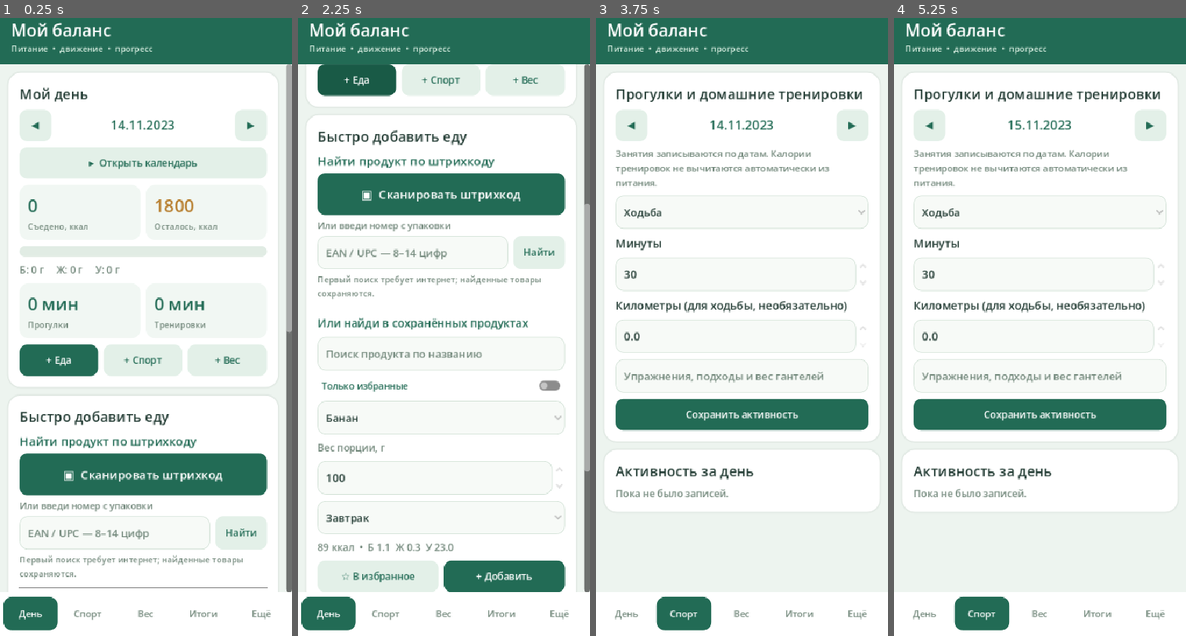
Above: before the commit, frames 1-4 (left to right).
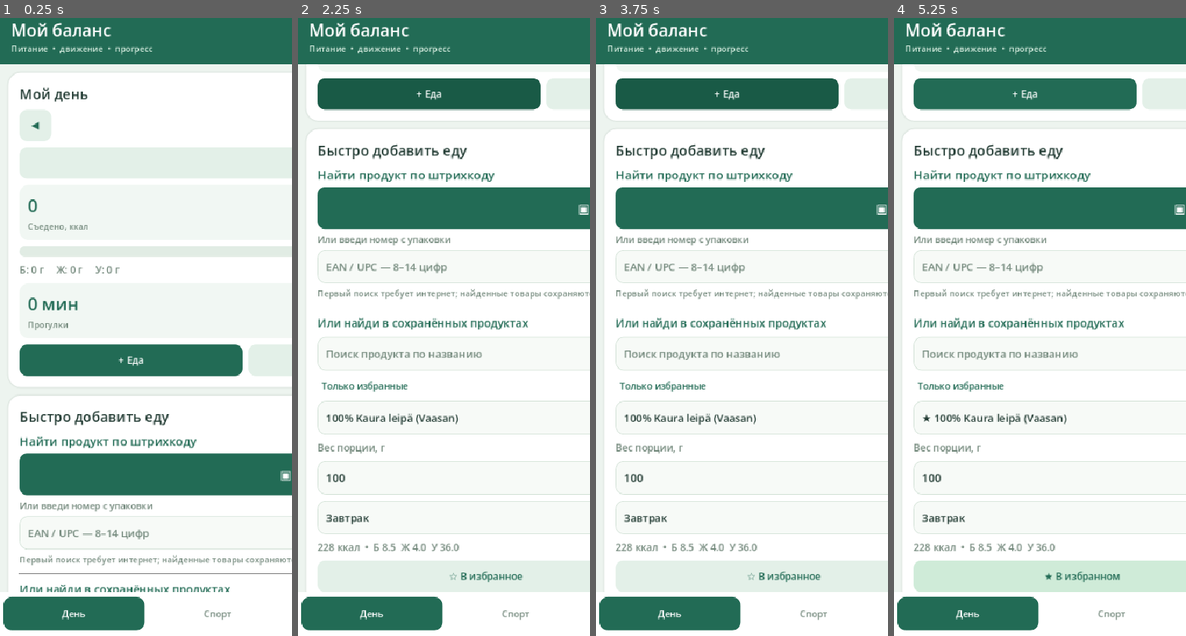
Above: after the commit, the same moments.

Repository: Domenklay/My_balance
Game: Godot game, scene res://main.tscn
The game is run twice, just before and just after one commit, with the same random seed, the same clock (stepped at 60 frames per second) and the same inputs.
Inputs (mouse positions are in pixels of both pictures, inside the frame that each line leads up to):
- Up to frame 1 (0.25 s): no input
- Up to frame 2 (2.25 s): click "◀" at 0.5 s; click (549, 123) at 1.25 s, where only the run before the commit has a clickable "▶"; click "+ Еда" at 2 s
- Up to frame 3 (3.75 s): click "+ Еда" at 2.75 s; click (739, 79) at 3.5 s, where only the run before the commit has a clickable "+ Спорт"
- Up to frame 4 (5.25 s): click (1150, 123) at 4.25 s, where only the run before the commit has a clickable "▶"; click (1080, 574) at 5 s, where only the run after the commit has a clickable "☆ В избранное"

The runs differ from the first frame. In frame 1, 10% of the frame differs, in the area x 6-100%, y 7-100%; in frame 2, 21%; in frame 3, 26%; in frame 4, 31%, in the area x 1-100%, y 8-100%.

Commit message:
Load verified offline barcode items, let custom foods override them and support barcode linking

Diff:
--- a/godot/src/store.gd
+++ b/godot/src/store.gd
@@ -3,6 +3,7 @@
 const DATA_PATH = "user://my_balance.json"
 const BACKUP_PATH = "user://my_balance.previous.json"
 const TEMP_PATH = "user://my_balance.pending.json"
+const OFFLINE_CATALOG_PATH = "res://data/barcode_catalog.json"
 
 const DEFAULT_PRODUCTS = [
     ["Овсяные хлопья (сухие)",370,13,7,62],
@@ -34,9 +35,44 @@
 ]
 
 var data: Dictionary = {}
+var bundled_foods: Array = []
 
 func _init() -> void:
+    _load_bundled_foods()
     data = default_data()
+
+func _load_bundled_foods() -> void:
+    bundled_foods.clear()
+    if not FileAccess.file_exists(OFFLINE_CATALOG_PATH):
+        return
+    var parsed = JSON.parse_string(FileAccess.get_file_as_string(OFFLINE_CATALOG_PATH))
+    if not (parsed is Dictionary) or not (parsed.get("products") is Array):
+        push_warning("Офлайн-каталог штрихкодов повреждён")
+        return
+    for item in parsed["products"]:
+        if not (item is Dictionary):
+            continue
+        var code = str(item.get("barcode", ""))
+        if not _is_barcode(code) or not item.has("name"):
+            continue
+        if str(item["name"]).strip_edges().is_empty():
+            continue
+        var valid = true
+        for nutrient in ["kcal", "p", "f", "c"]:
+            if not (item.get(nutrient) is int or item.get(nutrient) is float):
+                valid = false
+                break
+        if valid:
+            bundled_foods.append(item)
+
+func _is_barcode(code: String) -> bool:
+    if code.length() < 8 or code.length() > 14:
+        return false
+    for i in range(code.length()):
+        var digit = code.unicode_at(i)
+        if digit < 48 or digit > 57:
+            return false
+    return true
     if FileAccess.file_exists(DATA_PATH):
         var content = FileAccess.get_file_as_string(DATA_PATH)
         if not import_json(content, false) and FileAccess.file_exists(BACKUP_PATH):
@@ -134,27 +170,64 @@
     for i in range(DEFAULT_PRODUCTS.size()):
         var f: Array = DEFAULT_PRODUCTS[i]
         result.append({"id": "d" + str(i), "name": f[0], "kcal": f[1], "p": f[2], "f": f[3], "c": f[4]})
+    var replaced_barcodes = {}
+    for f in data["foods"]:
+        if f is Dictionary and not str(f.get("barcode", "")).is_empty():
+            replaced_barcodes[str(f["barcode"])] = true
+    for item in bundled_foods:
+        if not replaced_barcodes.has(str(item.get("barcode", ""))):
+            result.append(item)
     for f in data["foods"]:
         if f is Dictionary:
             result.append(f)
     return result
 
 func food_by_barcode(code: String) -> Dictionary:
+    if not _is_barcode(code):
+        return {}
     for item in data["foods"]:
         if item is Dictionary and str(item.get("barcode", "")) == code:
             return item
+    for item in bundled_foods:
+        if str(item.get("barcode", "")) == code:
+            return item
     return {}
+
+func link_barcode_to_food(food_id: String, code: String) -> bool:
+    if not _is_barcode(code):
+        return false
+    for item in data["foods"]:
+        if not (item is Dictionary) or str(item.get("id", "")) != food_id:
+            continue
+        var existing = food_by_barcode(code)
+        if not existing.is_empty() and str(existing.get("id", "")) != food_id:
+            # A local copy of an offline item can override it; do not silently
+            # attach another barcode to an unrelated saved product.
+            if str(existing.get("id", "")).begins_with("offline_"):
+                pass
+            else:
+                return false
+        var previous = str(item.get("barcode", ""))
+        item["barcode"] = code
+        if save():
+            return true
+        if previous.is_empty():
+            item.erase("barcode")
+        else:
+            item["barcode"] = previous
+        return false
+    return false
 
 func save_barcode_food(details: Dictionary) -> String:
     var barcode = str(details.get("barcode", ""))
-    if barcode.length() < 8 or barcode.length() > 14:
+    if not _is_barcode(barcode):
         return ""
     for field in ["name", "kcal", "p", "f", "c"]:
         if not details.has(field):
             return ""
-    var existing = food_by_barcode(barcode)
-    if not existing.is_empty():
-        return str(existing.get("id", ""))
+    for saved in data["foods"]:
+        if saved is Dictionary and str(saved.get("barcode", "")) == barcode:
+            return str(saved.get("id", ""))
     var item = {
         "id": "barcode_" + barcode,
         "barcode": barcode,
@@ -163,7 +236,7 @@
         "p": float(details["p"]),
         "f": float(details["f"]),
         "c": float(details["c"]),
-        "source": "Open Food Facts"
+        "source": str(details.get("source", "Пользователь"))
     }
     if item["name"].is_empty():
         return ""
